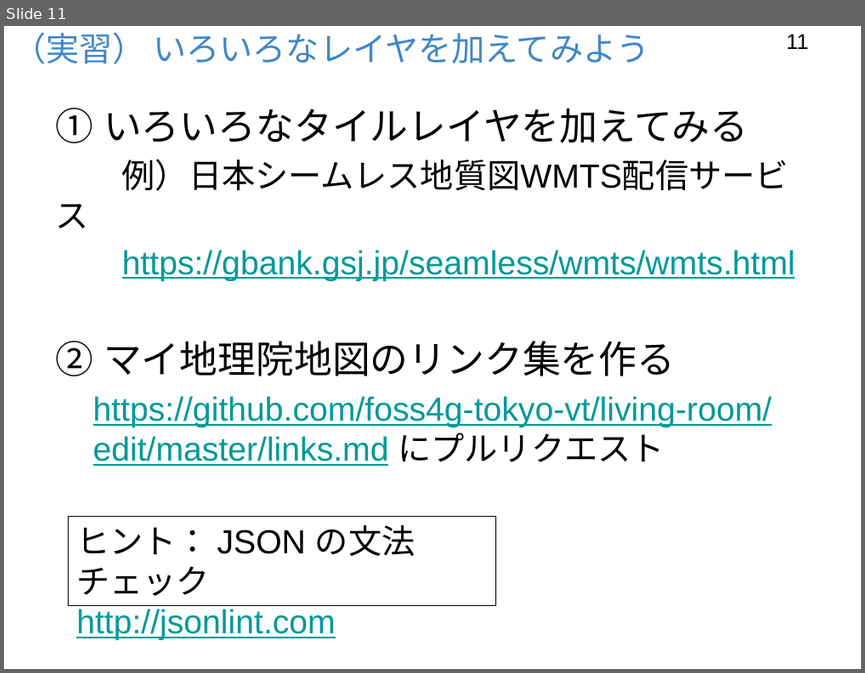
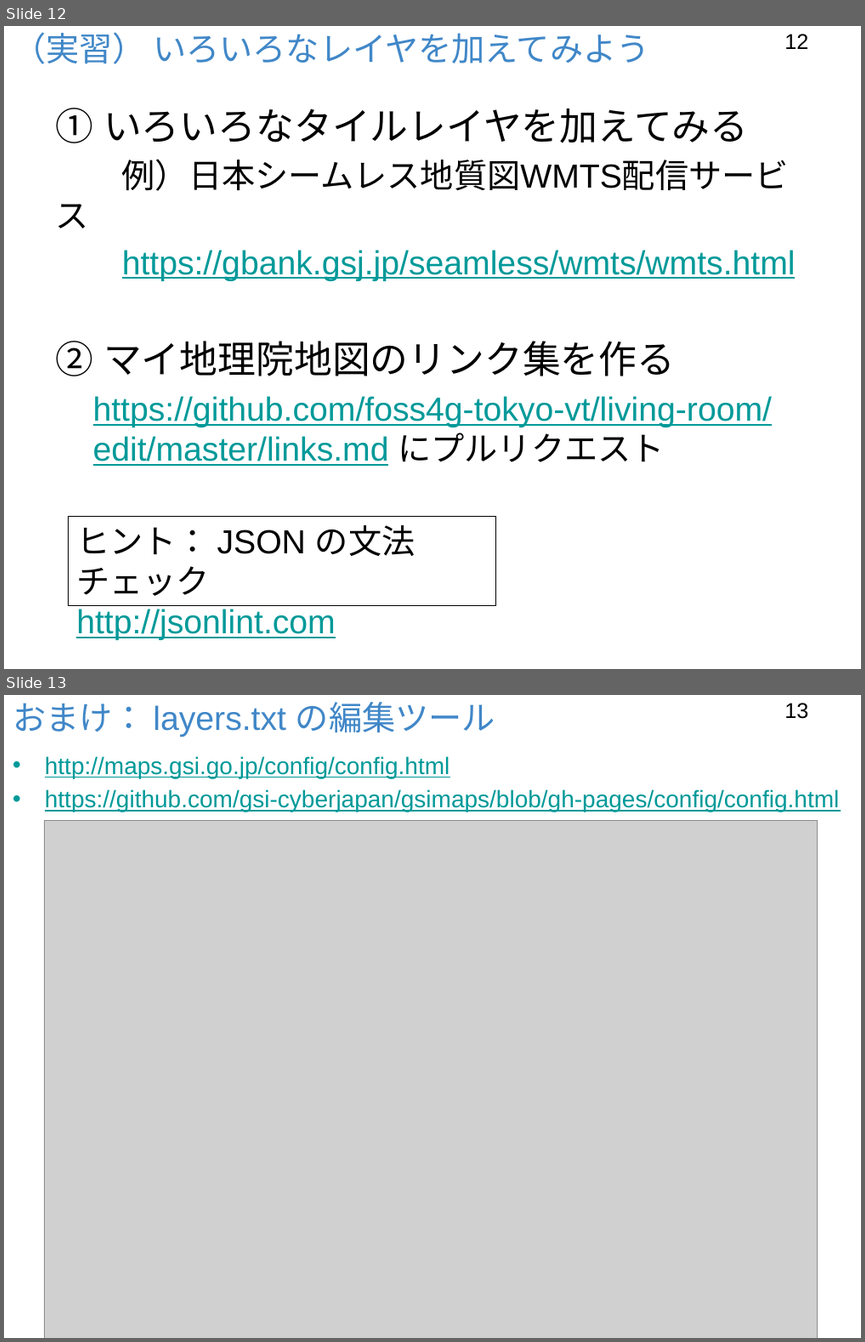
Before and after one commit to foss4g-tokyo-vt/slides, a slide deck: 151009ベクトルタイル利用サイトを作ろうPt.3.pptx. Shown one above the other, each under a label of ours: slide 11 before the commit, slides 12 and 13 after it. The pictures are 865x673 and 865x1342 pixels, drawn with LibreOffice and Linux fonts; fonts in the diff are those of the drawing; grey boxes stand for pictures; background and template pictures are left out. Boxes give left, top, right and bottom in pixels: in the first picture for what was removed or moved away, otherwise in the second. Text is boxed around its words. In the diff, an @@ line names an element or a change of style, - is before the commit and + after.

```diff
--- a/151009ベクトルタイル利用サイトを作ろうPt.3.pptx
+++ b/151009ベクトルタイル利用サイトを作ろうPt.3.pptx
@@ slide 13 added at bbox=[4, 695, 861, 1338], background #FFFFFF @@
@@ title added at bbox=[12, 702, 495, 737], 28 pt, text #4087C8 @@
+おまけ： layers.txt の編集ツール
@@ page number added at bbox=[784, 703, 808, 719], 18 pt, text #000000 @@
+13
@@ text added at bbox=[45, 756, 839, 811], 20 pt, text #009999, underline @@
+• http://maps.gsi.go.jp/config/config.html
+• https://github.com/gsi-cyberjapan/gsimaps/blob/gh-pages/config/config.html
@@ picture added at bbox=[44, 820, 817, 1338] @@
@@ what was slide 11 is now slide 12 @@
@@ page number at bbox=[784, 34, 808, 49]: text changed @@
-11
+12
```
Also in this commit, not shown: 2 slides changed, 1 other slide added, 2 other files.
